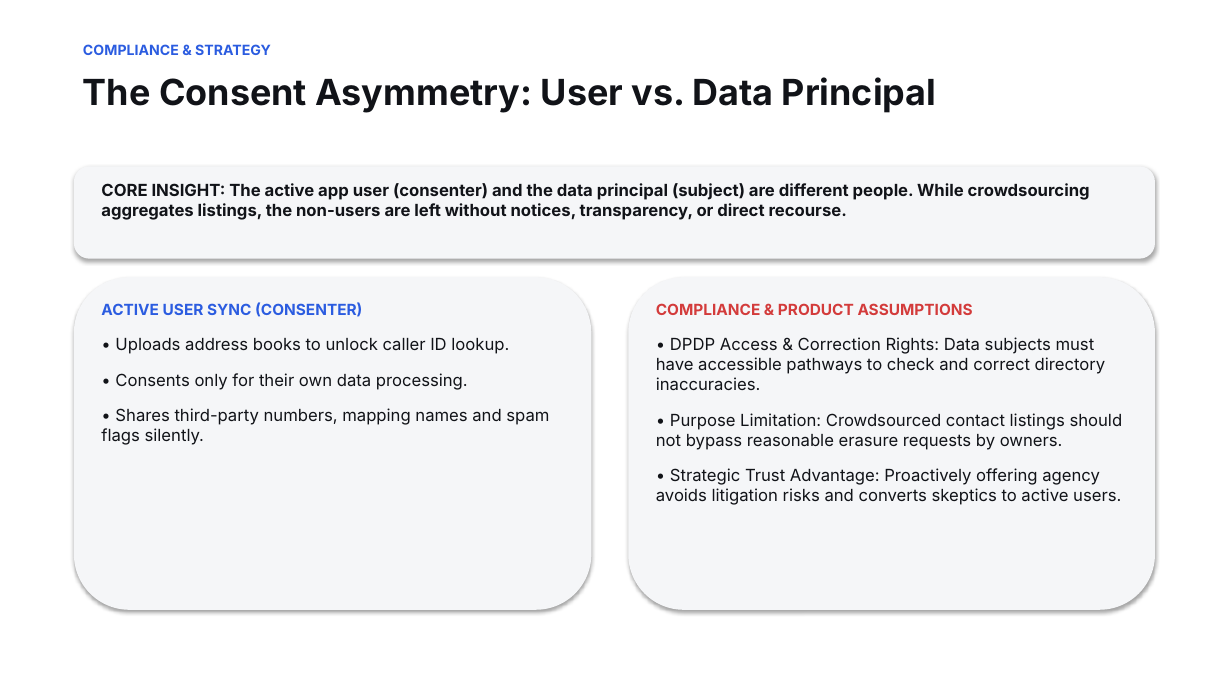
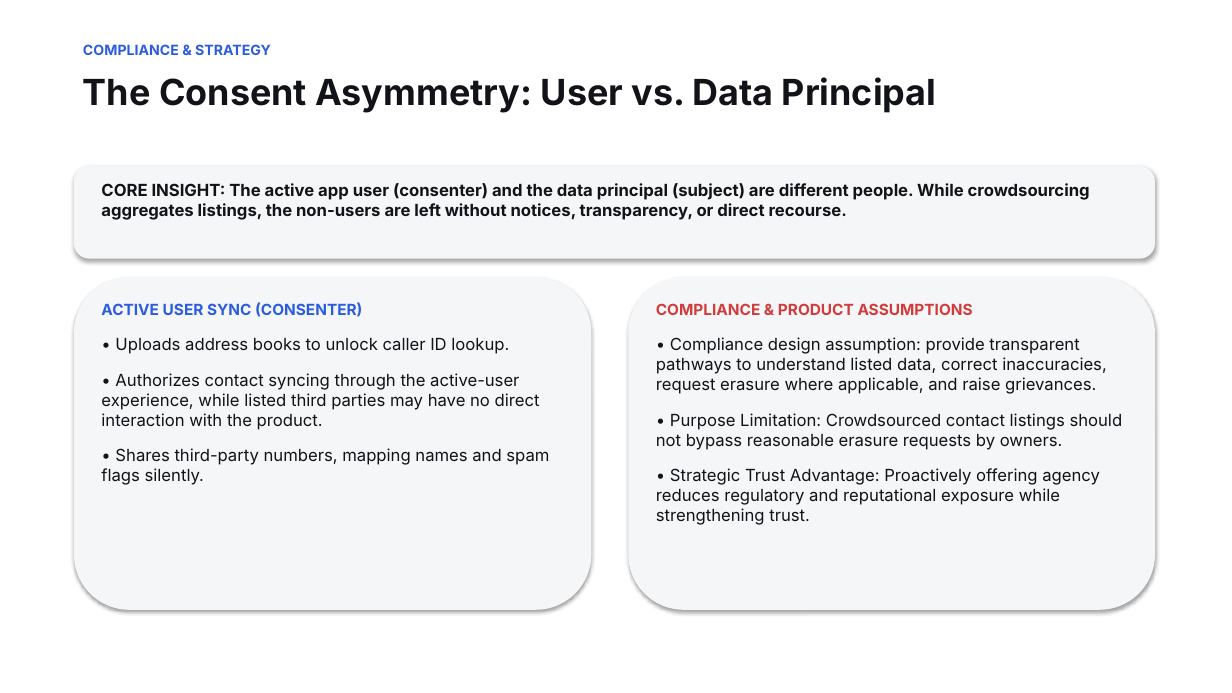
Before and after one commit to srikar2908/identity-rights-center, a slide deck: slide 2 of Truecaller_Identity_Rights_Center_Product_Thinking_Deck.pptx. Drawn at 1232x693 pixels with LibreOffice and Linux fonts; fonts in the diff are those of the drawing. Boxes give left, top, right and bottom in pixels: in the first picture for what was removed or moved away, otherwise in the second. Text is boxed around its words. In the diff, an @@ line names an element or a change of style, - is before the commit and + after.

```diff
--- a/Truecaller_Identity_Rights_Center_Product_Thinking_Deck.pptx
+++ b/Truecaller_Identity_Rights_Center_Product_Thinking_Deck.pptx
@@ text at (656,337,1107,394): text changed @@
-• DPDP Access & Correction Rights: Data subjects must have accessible pathways to check and correct directory inaccuracies.
+• Compliance design assumption: provide transparent pathways to understand listed data, correct inaccuracies, request erasure where applicable, and raise grievances.
@@ text at (101,373,540,430): text changed @@
-• Consents only for their own data processing.
+• Authorizes contact syncing through the active-user experience, while listed third parties may have no direct interaction with the product.
@@ text at (656,468,1100,525): text changed @@
-• Strategic Trust Advantage: Proactively offering agency avoids litigation risks and converts skeptics to active users.
+• Strategic Trust Advantage: Proactively offering agency reduces regulatory and reputational exposure while strengthening trust.
```
Also in this commit, not shown: 6 other slides changed.
